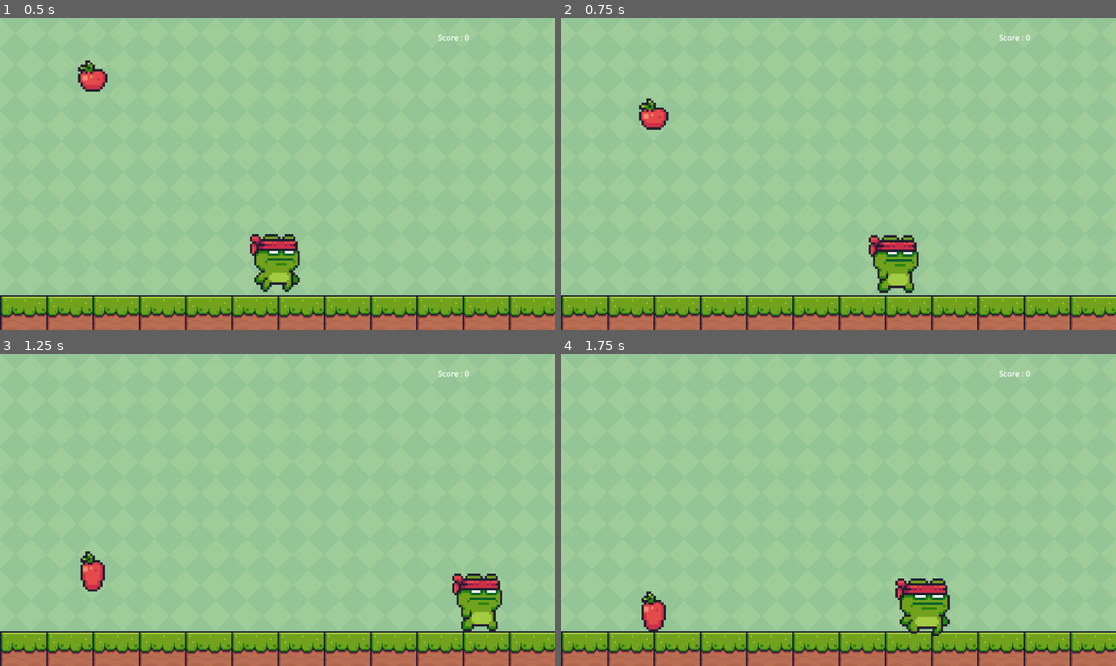
Above: before the commit, frames 1-4 (two rows, left to right).
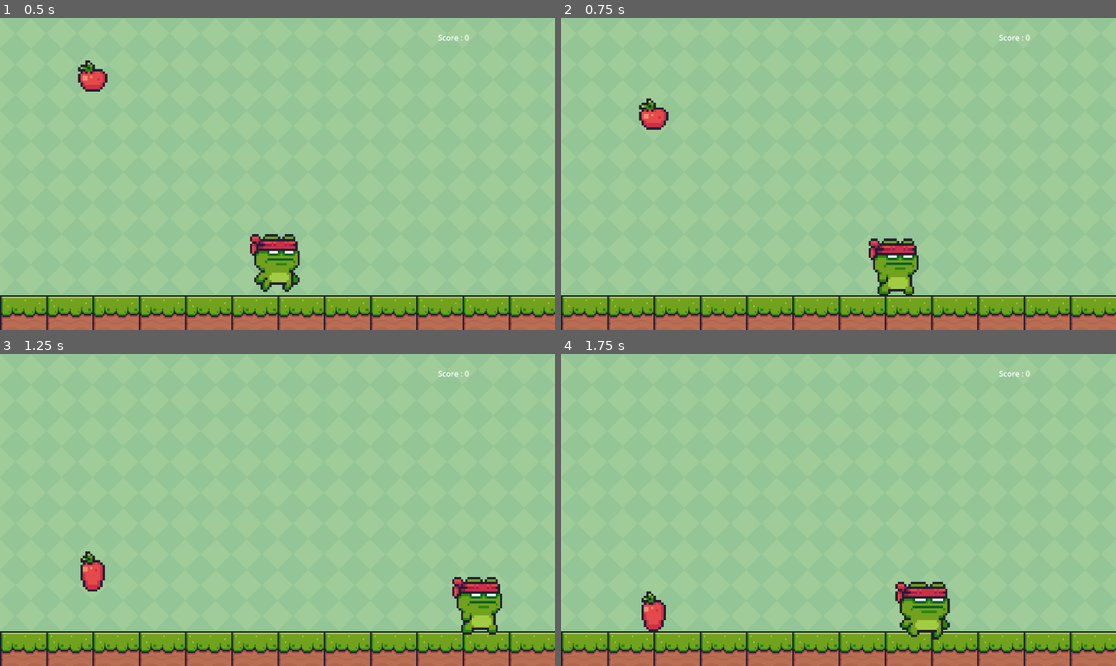
Above: after the commit, the same moments.

Repository: MentalDeFeur/AttrapTheApple
Game: Godot game, scene res://static_body_2d.tscn
Same seed, same stepped clock (60 frames per second), same inputs: the game is played once before the commit and once after it.
Inputs:
- Up to frame 1 (0.5 s): no input
- Up to frame 2 (0.75 s): hold Right (move_right) from 0.53 s (still down)
- Up to frame 3 (1.25 s): keep holding Right (move_right)
- Up to frame 4 (1.75 s): release Right (move_right) at 1.28 s; hold Left (move_left) from 1.28 s (still down)

Frame 1 is identical in both runs. In frame 2, 1.0% of the frame differs, in the area x 55-65%, y 69-89%; in frame 3, 1.0%; in frame 4, 1.1%, in the area x 60-71%, y 71-92%.

Commit message:
ajoutaera

Diff:
--- a/Apple.gd
+++ b/Apple.gd
@@ -12,3 +12,8 @@
 func _process(delta):
 	velocity.y += gravity * delta
 	move_and_slide()
+
+func _on_area_character_body_entered(body: Node2D) -> void:
+	if body.is_in_group("Character"):
+		$Label.text = " Score : "+str(value+1)
+	pass # Replace with function body.
--- a/Main.gd
+++ b/Node.gd
@@ -23,8 +23,3 @@
 	var apple = $Apple
 	var random_x = randf_range(0, get_viewport().size.x)
 	apple.position = Vector2(random_x, 0)
-
-func _on_apple_child_entered_tree(node: Node):
-	if node == $Character:
-		$Label.text = "Score : "+str(value+1)
-	pass # Replace with function body.
--- a/static_body_2d.tscn
+++ b/static_body_2d.tscn
@@ -1,10 +1,10 @@
-[gd_scene load_steps=60 format=3 uid="uid://d3enmgukpppw2"]
+[gd_scene load_steps=62 format=3 uid="uid://d3enmgukpppw2"]
 
 [ext_resource type="Texture2D" uid="uid://dxk2uqgm5rvv4" path="res://Free/Background/Green.png" id="1_7hsgu"]
 [ext_resource type="Texture2D" uid="uid://cx73o4wqi4vlq" path="res://Free/Terrain/Terrain (16x16).png" id="1_458jc"]
-[ext_resource type="Script" path="res://Main.gd" id="1_ek3jp"]
+[ext_resource type="Script" path="res://Node.gd" id="1_ek3jp"]
 [ext_resource type="Texture2D" uid="uid://lvpp8qwijfvt" path="res://Free/Main Characters/Ninja Frog/Idle (32x32).png" id="3_2f1ap"]
-[ext_resource type="Script" path="res://CharacterBody2D.gd" id="3_ckdkg"]
+[ext_resource type="Script" path="res://Character.gd" id="3_ckdkg"]
 [ext_resource type="Texture2D" uid="uid://cilr6252di41q" path="res://Free/Main Characters/Ninja Frog/Run (32x32).png" id="4_b2qj6"]
 [ext_resource type="Texture2D" uid="uid://bktjeqec3jn85" path="res://Free/Main Characters/Ninja Frog/Jump (32x32).png" id="5_fk0c8"]
 [ext_resource type="Script" path="res://Apple.gd" id="8_37xtk"]
@@ -359,8 +359,11 @@
 "speed": 5.0
 }]
 
-[sub_resource type="RectangleShape2D" id="RectangleShape2D_fy1l6"]
-size = Vector2(23.1111, 28.8)
+[sub_resource type="RectangleShape2D" id="RectangleShape2D_5wyb6"]
+size = Vector2(23.7778, 28.4)
+
+[sub_resource type="RectangleShape2D" id="RectangleShape2D_n7ltj"]
+size = Vector2(22.6667, 24.8)
 
 [sub_resource type="AtlasTexture" id="AtlasTexture_nd676"]
 atlas = ExtResource("9_ymwwt")
@@ -488,6 +491,8 @@
 "name": &"apple",
 "speed": 5.0
 }]
+
+[sub_resource type="CircleShape2D" id="CircleShape2D_tspg2"]
 
 [sub_resource type="CircleShape2D" id="CircleShape2D_xdrno"]
 radius = 41.1947
@@ -526,19 +531,26 @@
 shape = SubResource("RectangleShape2D_coc8v")
 
 [node name="Character" type="CharacterBody2D" parent="."]
-position = Vector2(588, 279)
+position = Vector2(571, 296)
 scale = Vector2(4.5, 5)
 script = ExtResource("3_ckdkg")
 
 [node name="AnimatedSprite2D" type="AnimatedSprite2D" parent="Character"]
 texture_filter = 1
-position = Vector2(-3.33334, 2)
+position = Vector2(0.444443, -1.4)
 sprite_frames = SubResource("SpriteFrames_mufw0")
 animation = &"run"
 
+[node name="AreaCharacter" type="Area2D" parent="Character/AnimatedSprite2D" groups=["Character"]]
+position = Vector2(-0.444443, 1.4)
+
+[node name="CollisionShape2D" type="CollisionShape2D" parent="Character/AnimatedSprite2D/AreaCharacter"]
+position = Vector2(-0.777779, -2)
+shape = SubResource("RectangleShape2D_5wyb6")
+
 [node name="CollisionShape2D" type="CollisionShape2D" parent="Character"]
-position = Vector2(-4, 2.2)
-shape = SubResource("RectangleShape2D_fy1l6")
+position = Vector2(0, -0.599998)
+shape = SubResource("RectangleShape2D_n7ltj")
 
 [node name="Apple" type="CharacterBody2D" parent="."]
 script = ExtResource("8_37xtk")
@@ -550,6 +562,13 @@
 sprite_frames = SubResource("SpriteFrames_1msad")
 animation = &"apple"
 
+[node name="AreaApple" type="Area2D" parent="Apple/AnimatedSprite2D"]
+position = Vector2(-14.8148, -14.0541)
+scale = Vector2(0.197531, 0.216216)
+
+[node name="CollisionShape2D" type="CollisionShape2D" parent="Apple/AnimatedSprite2D/AreaApple"]
+shape = SubResource("CircleShape2D_tspg2")
+
 [node name="CollisionShape2D" type="CollisionShape2D" parent="Apple"]
 position = Vector2(75, 59)
 shape = SubResource("CircleShape2D_xdrno")
@@ -560,4 +579,4 @@
 offset_right = 1114.0
 offset_bottom = 87.0
 
-[connection signal="child_entered_tree" from="Apple" to="." method="_on_apple_child_entered_tree"]
+[connection signal="body_entered" from="Character/AnimatedSprite2D/AreaCharacter" to="Apple" method="_on_area_character_body_entered"]
Renamed: CharacterBody2D.gd -> Character.gd
Not shown: 1 places in Main.tscn that only renumber resources
